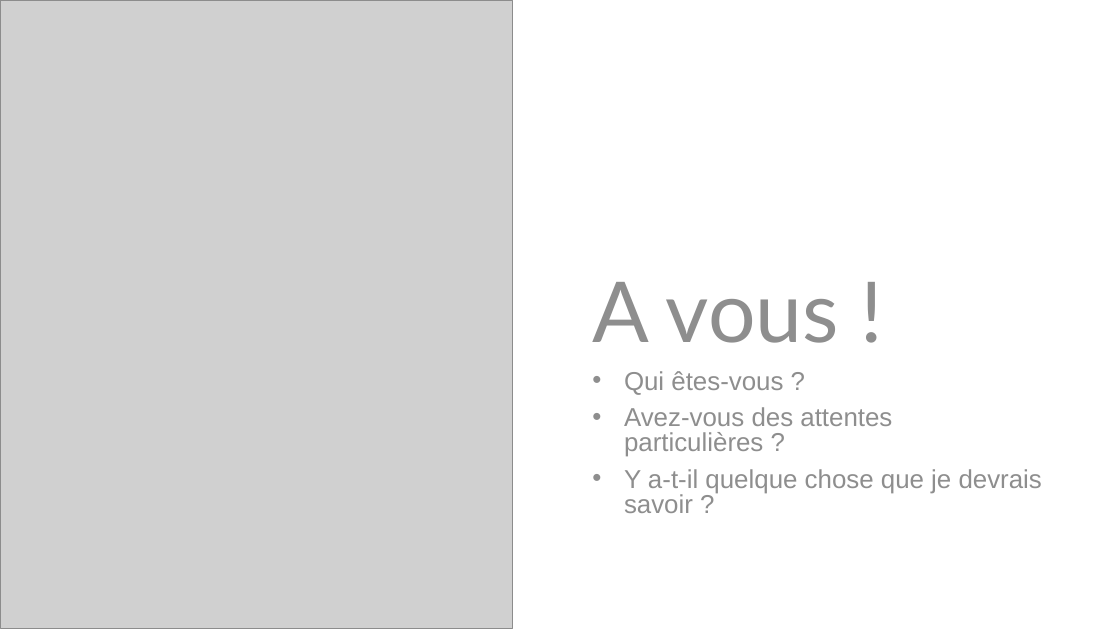
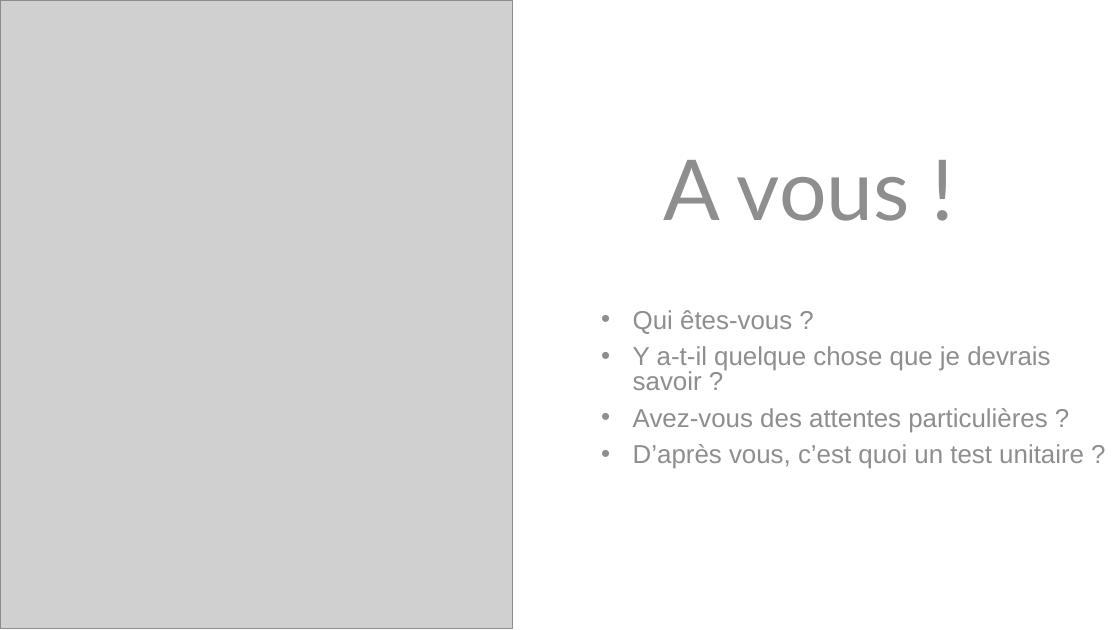
Before and after one commit to thomasbenard/formation-demos, a slide deck: slide 4 of unittest1/DEMOS-unitest1.pptx. Drawn at 1120x630 pixels with LibreOffice and Linux fonts; fonts in the diff are those of the drawing; grey boxes stand for pictures; background and template pictures are left out. Boxes give left, top, right and bottom in pixels: in the first picture for what was removed or moved away, otherwise in the second. Text is boxed around its words. In the diff, an @@ line names an element or a change of style, - is before the commit and + after.

```diff
--- a/unittest1/DEMOS-unitest1.pptx
+++ b/unittest1/DEMOS-unitest1.pptx
@@ title "A vous !": place and size @@
-title "A vous !" at (592, 282, 839, 343)
+title "A vous !" at (663, 160, 910, 221)
@@ text "Qui êtes-vous ?": place and size @@
-text "Qui êtes-vous ?" at (624, 371, 1042, 513)
+text "Qui êtes-vous ?" at (633, 310, 1084, 469)
@@ text at (633, 346, 1050, 390): paragraph added @@
+• Y a-t-il quelque chose que je devrais savoir ?
@@ text at (633, 444, 1084, 469): text changed @@
-• Y a-t-il quelque chose que je devrais savoir ?
+• D’après vous, c’est quoi un test unitaire ?
```
Also in this commit, not shown: 8 slides added, 1 slide removed.
